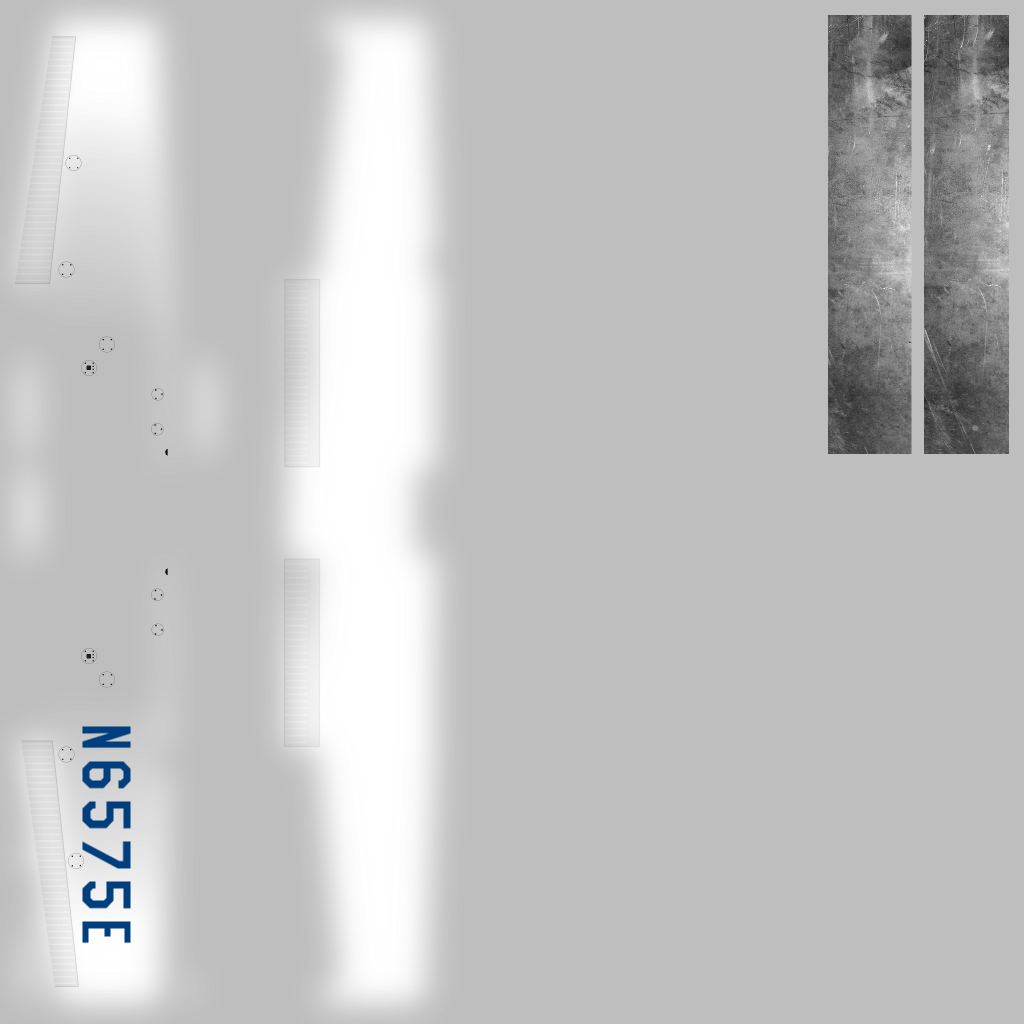
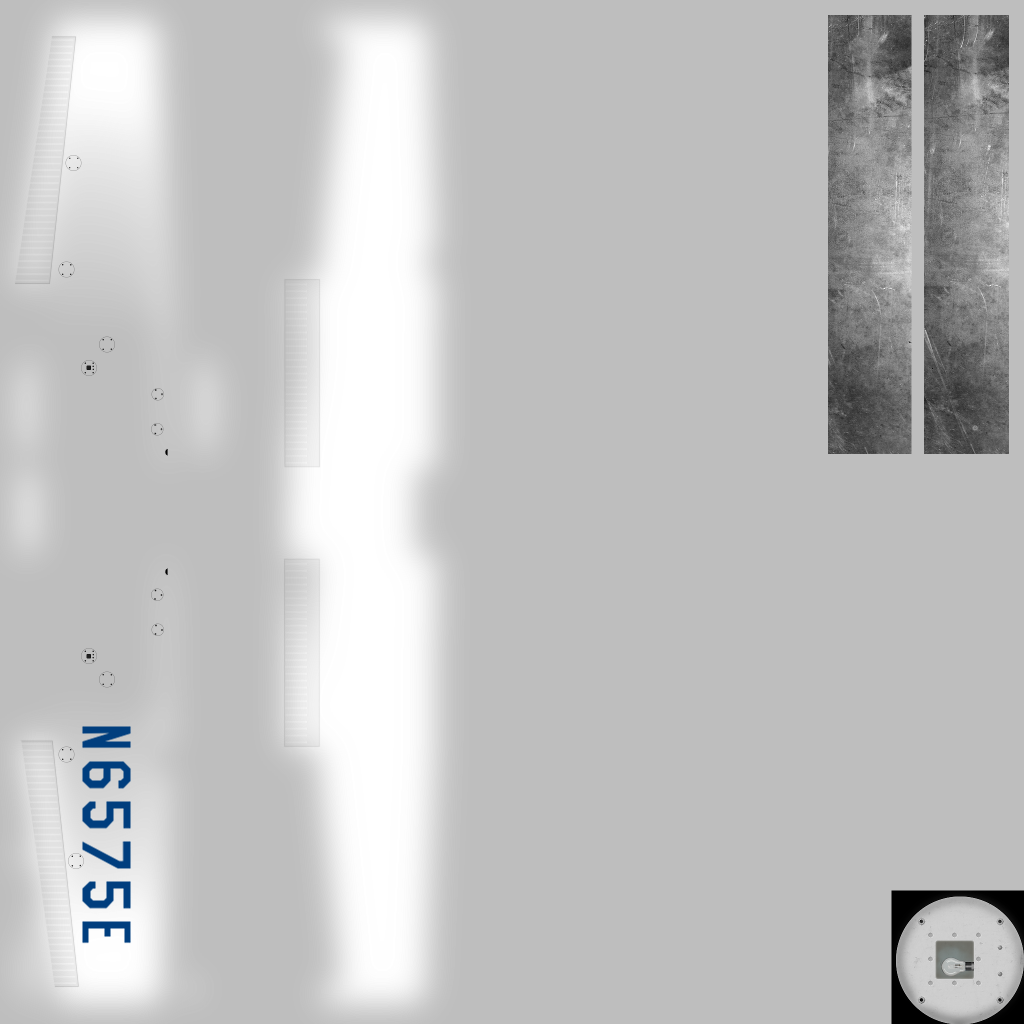
Comparing the layer stacks of the two w=1024, h=1024 images. Changes:
added layer "Clipboard #2" above "N6575E" over [left=891, top=890, right=1024, bottom=1024]
